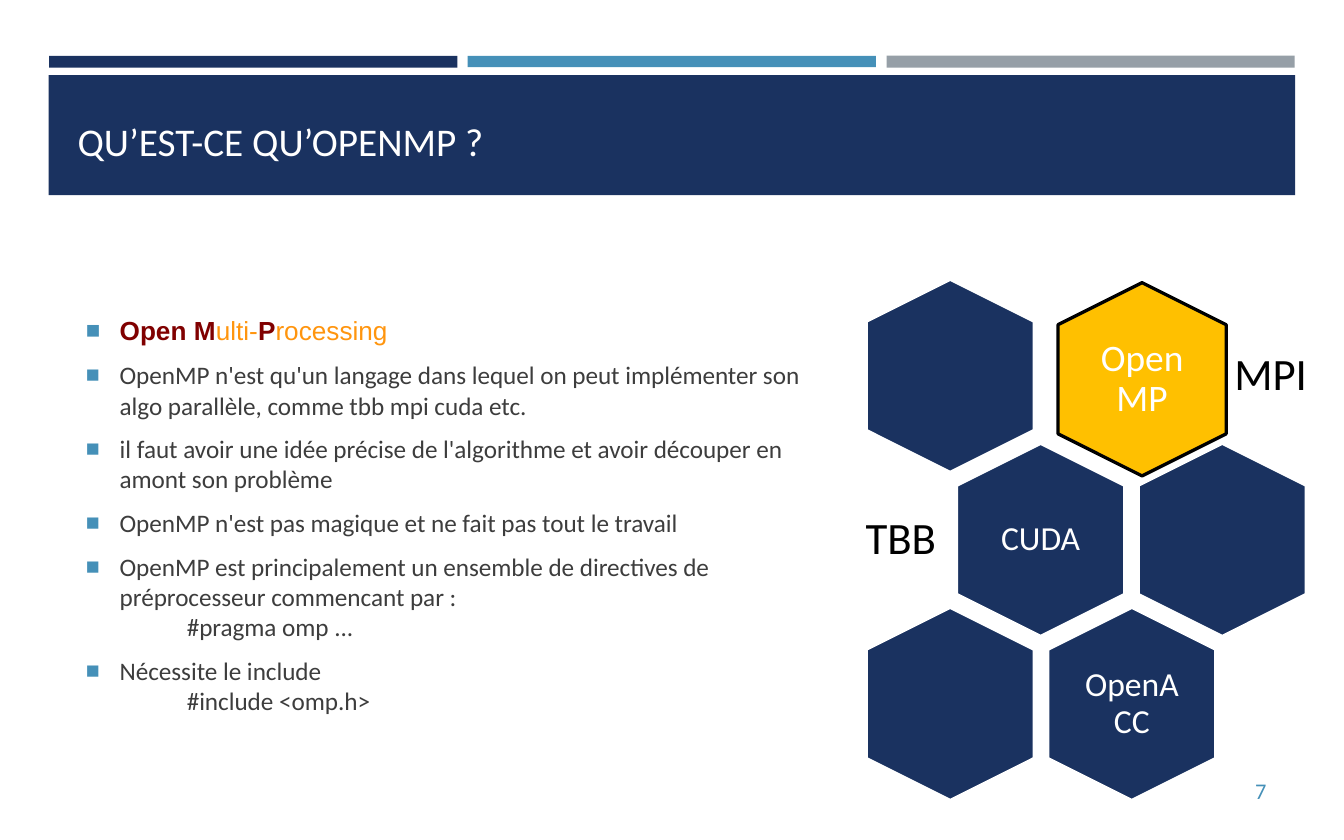
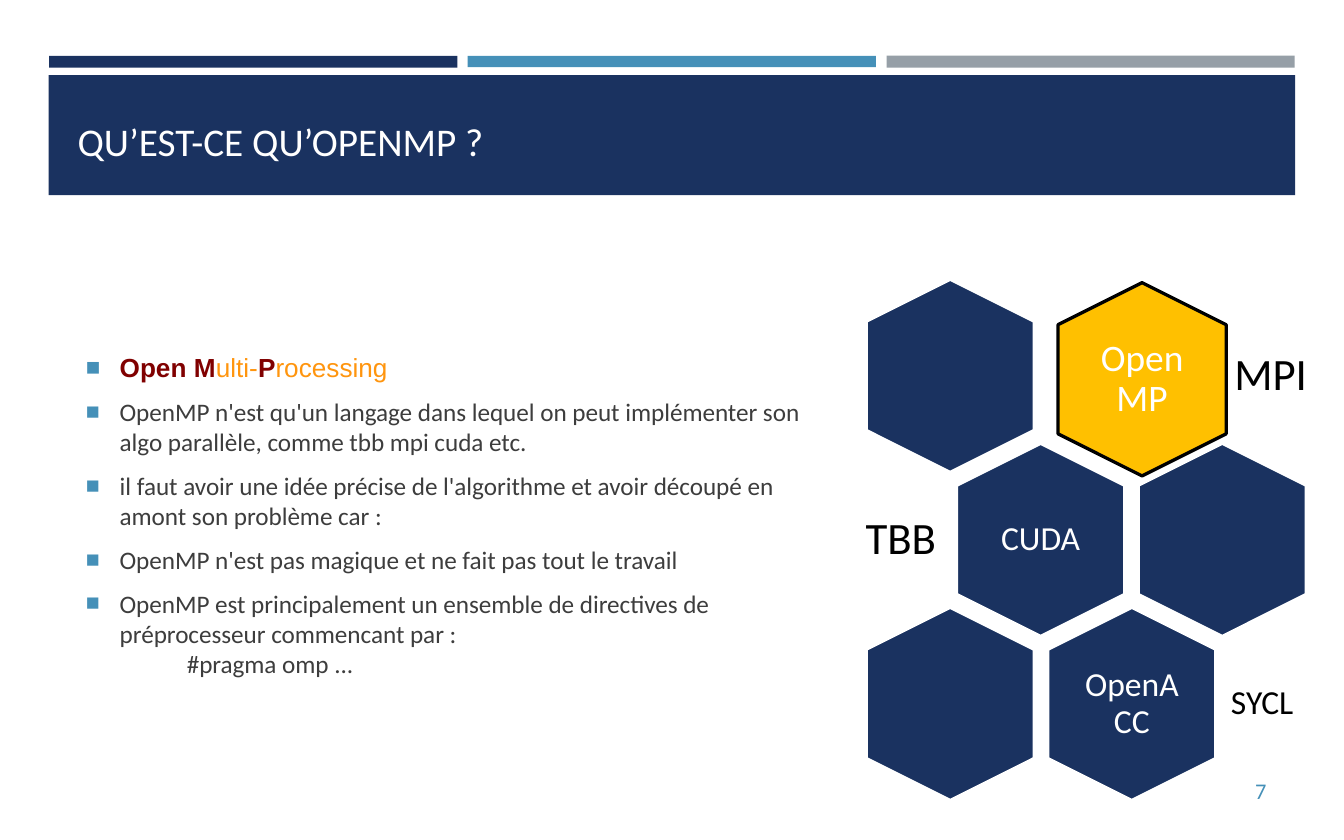
Before and after one commit to franckginguene/hpc_formation_scalian, a slide deck: slide 7 of Diapos/HPC_OpenMP.pptx. Drawn at 1344x840 pixels with LibreOffice and Linux fonts; fonts in the diff are those of the drawing. Boxes give left, top, right and bottom in pixels: in the first picture for what was removed or moved away, otherwise in the second. Text is boxed around its words. In the diff, an @@ line names an element or a change of style, - is before the commit and + after.

```diff
--- a/Diapos/HPC_OpenMP.pptx
+++ b/Diapos/HPC_OpenMP.pptx
@@ text at (120,477,774,529): text changed @@
-■ il faut avoir une idée précise de l'algorithme et avoir découper en amont son problème
+■ il faut avoir une idée précise de l'algorithme et avoir découpé en amont son problème car :
@@ text at (120,662,370,714): paragraph removed @@
-■ Nécessite le include
-  #include <omp.h>
@@ text added at (1231,692,1293,715), 18 pt, text #000000 @@
+SYCL
```
Also in this commit, not shown: 11 other slides changed, 2 slides added, 1 slide removed, 1 other file.
